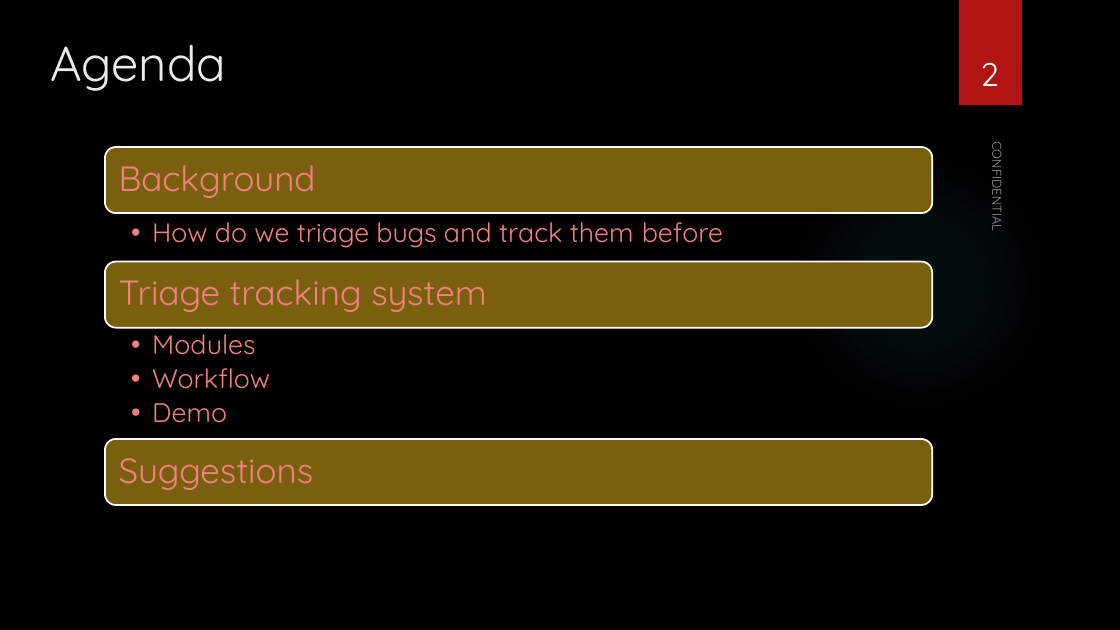
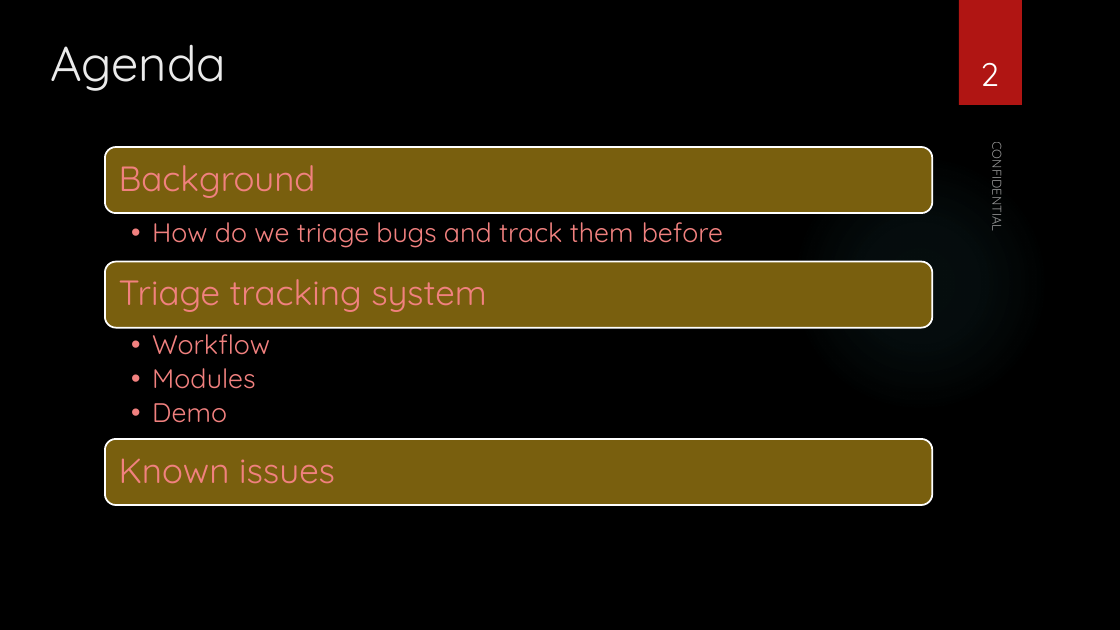
Before and after one commit to vieri1983/triage_tracking, a slide deck: slide 2 of Triage-Tracking-System.pptx. Drawn at 1120x630 pixels with LibreOffice and Linux fonts; fonts in the diff are those of the drawing; background and template pictures are left out. Boxes give left, top, right and bottom in pixels: in the first picture for what was removed or moved away, otherwise in the second. Text is boxed around its words. In the diff, an @@ line names an element or a change of style, - is before the commit and + after.

```diff
--- a/Triage-Tracking-System.pptx
+++ b/Triage-Tracking-System.pptx
@@ text at bbox=[152, 327, 270, 355]: paragraph added @@
+  •• Workflow
@@ text at bbox=[152, 368, 270, 389]: paragraph removed @@
-  •• Workflow
@@ text at bbox=[119, 458, 335, 483]: text changed @@
-Suggestions
+Known issues
```
Also in this commit, not shown: 9 other slides changed, 8 other files.
